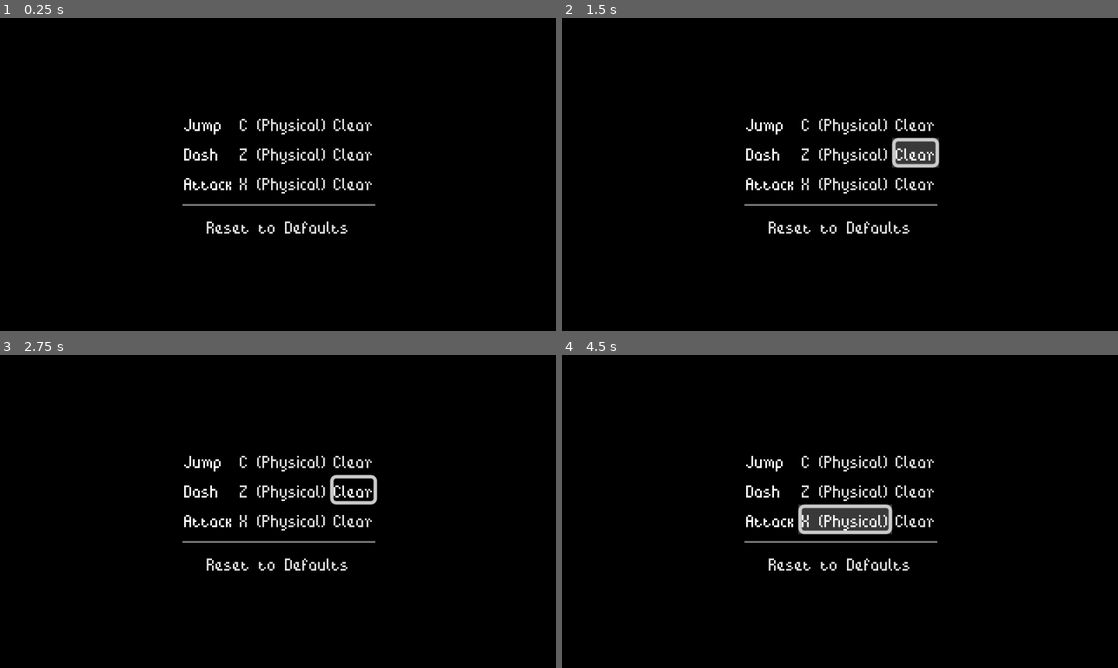
Above: before the commit, frames 1-4 (two rows, left to right).
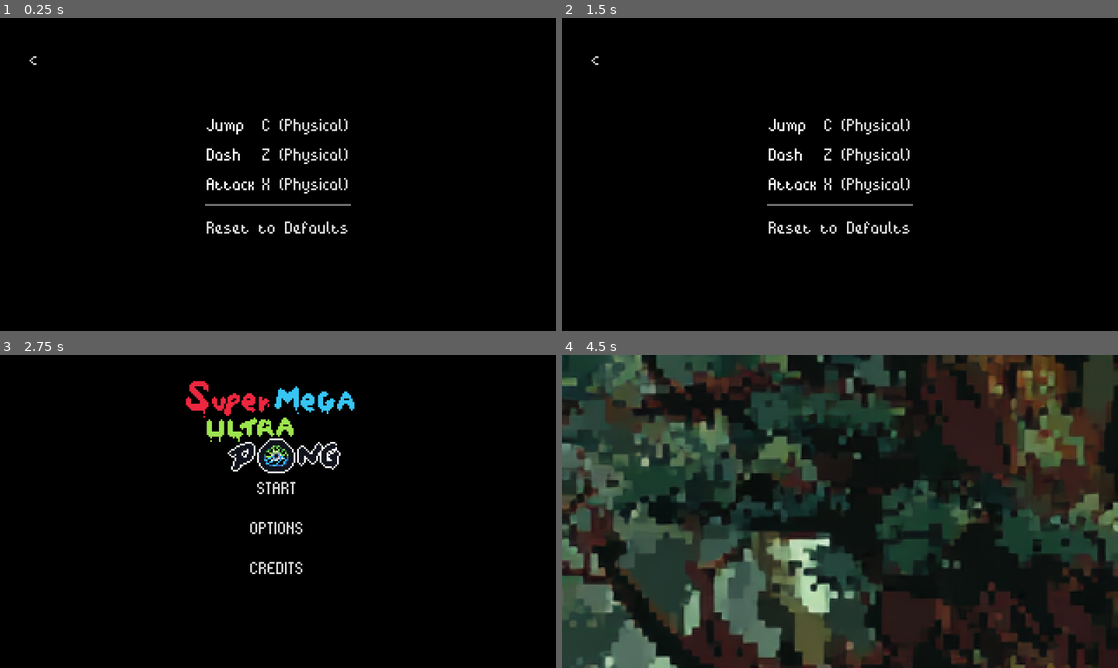
Above: after the commit, the same moments.

Repository: ariannmichael/super_mega_ultra_pong
Game: Godot game, scene res://ui/options_menu.tscn
Two runs of this game, one before a commit and one after it. Both use one fixed random seed, a clock stepped at 60 frames per second and the inputs below. This scene is started directly instead of the project's main scene.
Inputs (mouse positions are in pixels of both pictures, inside the frame that each line leads up to):
- Up to frame 1 (0.25 s): no input
- Up to frame 2 (1.5 s): click (912, 124) at 0.5 s, where only the run before the commit has a clickable "Clear"; click (912, 152) at 1.25 s, where only the run before the commit has a clickable "Clear"
- Up to frame 3 (2.75 s): click (33, 392) at 2 s, where only the run after the commit has a clickable "<"
- Up to frame 4 (4.5 s): click (912, 517) at 2.75 s, where only the run before the commit has a clickable "Clear"; click (840, 520) at 3.5 s, where only the run after the commit has a clickable "START"; click (840, 533) at 4.25 s, where only the run before the commit has a clickable "Press a key… (Esc to cancel)"

The runs differ from the first frame. In frame 1, 1.8% of the frame differs, in the area x 5-68%, y 12-60%; in frame 2, 2.5%; in frame 3, 5.3%; in frame 4, 77%, in the area x 0-100%, y 0-100%.
Error before the commit: Invalid call. Nonexistent function 'unbind_action' in base 'Node (input_manager.gd)'. (res://ui/options_menu.gd:54)

Commit message:
Options menu, keybinds

Diff:
--- a/scenes/managers/input_manager.gd
+++ b/scenes/managers/input_manager.gd
@@ -37,7 +37,7 @@
 func apply_bindings(bindings: Dictionary) -> void:
 	for action in bindings.keys():
 		InputMap.action_erase_events(action)
-		InputMap.action_add_event(action, bindings[action])
+		InputMap.action_add_event(action, _make_key_event(bindings[action]))
 
 func load_bindings() -> void:
 	var file := ConfigFile.new()
@@ -84,7 +84,7 @@
 	apply_bindings(default_bindings)
 	save_bindings()
 	for action in default_bindings.keys():
-		emit_signal("binding_changed", action, default_bindings[action].as_text())
+		emit_signal("binding_changed", action, str(default_bindings[action]))
 
 func get_action_event_text(action: StringName) -> String:
 	var evs := InputMap.action_get_events(action)
@@ -99,6 +99,15 @@
 			(_commands[action] as Command).execute(actor)
 
 # ----------- HELPERS -----------
+
+func _make_key_event(keycode: int, shift:=false, alt:=false, ctrl:=false, meta:=false) -> InputEventKey:
+	var ev := InputEventKey.new()
+	ev.keycode = keycode
+	ev.shift_pressed = shift
+	ev.alt_pressed = alt
+	ev.ctrl_pressed = ctrl
+	ev.meta_pressed = meta
+	return ev
 
 func _find_conflict_action(target_action: StringName, new_event: InputEvent) -> StringName:
 	for action in default_bindings.keys():
--- a/ui/options_menu.gd
+++ b/ui/options_menu.gd
@@ -44,20 +44,8 @@
 				_cancel_capture(bind_btn)
 		)
 
-		# Optional: Clear button
-		var clear_btn := Button.new()
-		clear_btn.text = "Clear"
-		clear_btn.tooltip_text = "Remove binding for %s" % [String(action).capitalize()]
-		clear_btn.pressed.connect(func():
-			if _capturing and _capturing_action == action:
-				_cancel_capture(_capturing_btn)
-			InputManager.unbind_action(action)
-			_show_message("%s unbound" % [String(action).capitalize()])
-		)
-
 		row.add_child(name_label)
 		row.add_child(bind_btn)
-		row.add_child(clear_btn)
 		list_root.add_child(row)
 
 	# Separator + Reset
--- a/ui/options_menu.tscn
+++ b/ui/options_menu.tscn
@@ -1,7 +1,8 @@
-[gd_scene load_steps=5 format=3 uid="uid://dyystxtr24js"]
+[gd_scene load_steps=6 format=3 uid="uid://dyystxtr24js"]
 
 [ext_resource type="Script" uid="uid://boywip7yetu3f" path="res://ui/options_menu.gd" id="1_aa3db"]
 [ext_resource type="Theme" uid="uid://bxs6rhi7i4gl6" path="res://resources/new_theme.tres" id="1_ibk6l"]
+[ext_resource type="Script" uid="uid://cc44xj70dc81y" path="res://ui/back_button.gd" id="3_03u0o"]
 
 [sub_resource type="Gradient" id="Gradient_qer0c"]
 offsets = PackedFloat32Array(1)
@@ -109,3 +110,14 @@
 theme = ExtResource("1_ibk6l")
 ok_button_text = " OK "
 dialog_text = "Press a key or a button"
+
+[node name="BackButton" type="Button" parent="Control"]
+offset_left = 16.0
+offset_top = 16.0
+offset_right = 24.0
+offset_bottom = 29.0
+theme = ExtResource("1_ibk6l")
+text = "<"
+script = ExtResource("3_03u0o")
+
+[connection signal="pressed" from="Control/BackButton" to="Control/BackButton" method="_on_pressed"]
